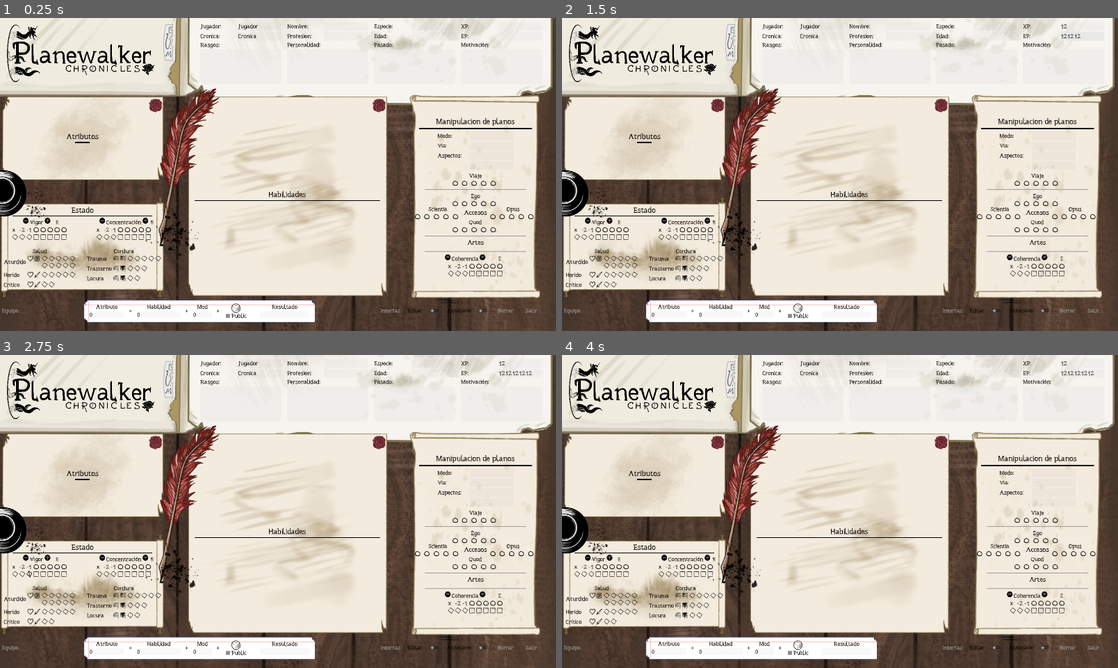
Above: before the commit, frames 1-4 (two rows, left to right).
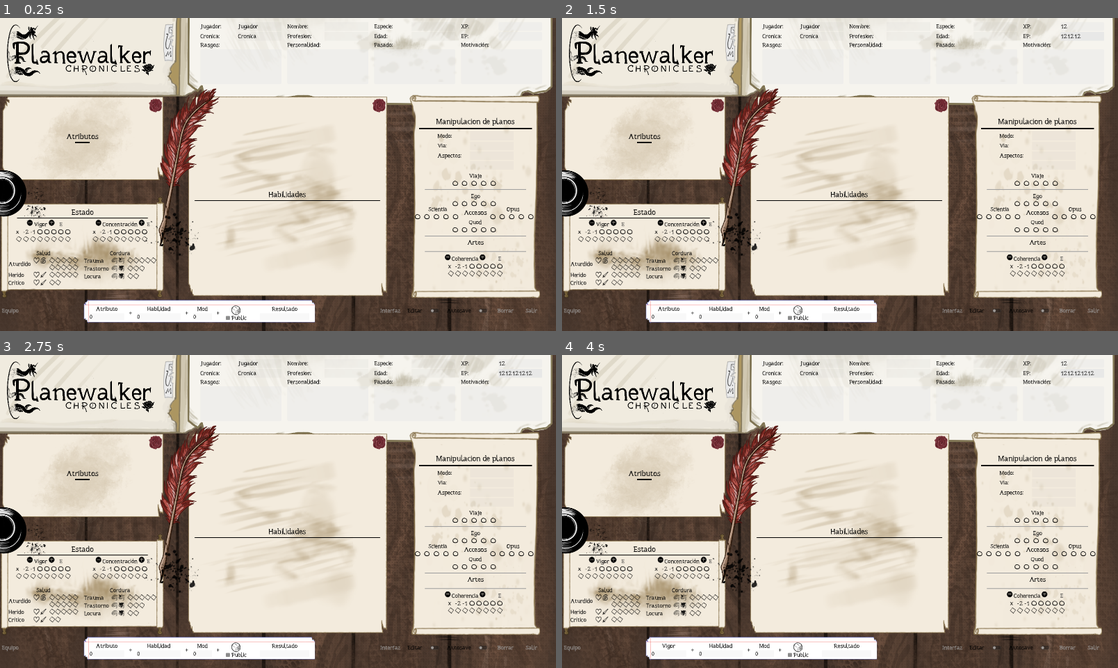
Above: after the commit, the same moments.

Repository: ricargoes/pwcbeyond
Game: Godot game, scene res://scenes/sheet_layouts/DashboardLayout.tscn
Two runs of this game, one before a commit and one after it. Both use one fixed random seed, a clock stepped at 60 frames per second and the inputs below. This scene is started directly instead of the project's main scene.
Inputs (mouse positions are in pixels of both pictures, inside the frame that each line leads up to):
- Up to frame 1 (0.25 s): no input
- Up to frame 2 (1.5 s): click (1084, 27) at 0.52 s; type "12" at 0.6 s; click (1084, 36) at 0.75 s; type "12" at 0.83 s; click (801, 68) at 0.98 s; type "12" at 1.07 s; click (890, 68) at 1.27 s; type "12" at 1.35 s
- Up to frame 3 (2.75 s): click (417, 405) at 1.5 s; type "12" at 1.58 s; click (500, 405) at 1.73 s; type "12" at 1.82 s; click (27, 558) at 2.02 s
- Up to frame 4 (4 s): click (612, 558) at 2.77 s; click (589, 599) at 3.52 s

The runs differ from the first frame. In frame 1, 2.2% of the frame differs, in the area x 0-91%, y 60-97%; in frame 2, 2.2%; in frame 3, 2.2%; in frame 4, 2.2%.
Error in both runs: Invalid access to property or key 'effort' on a base object of type 'Nil'. (res://scenes/sheet_layouts/CharacterSheet.gd:29)

Commit message:
fixing master mode + styling improvements

Diff:
--- a/scenes/counters/Status.gd
+++ b/scenes/counters/Status.gd
@@ -39,10 +39,11 @@
 		var degrees_container = GridContainer.new()
 		degrees_container.columns = 5
 		degrees_container.name =  state_name + "Markers"
+		degrees_container.add_theme_constant_override("h_separation", 0)
 		%States.add_child(degrees_container)
-		for n_counter in range(0, state["degrees"]):
+		for n_counter in range(state["degrees"], 0, -1):
 			var damage_marker = rombus_class.instantiate()
-			damage_marker.name = "d"+str(n_counter + 1)
+			damage_marker.name = "d"+str(n_counter)
 			degrees_container.add_child(damage_marker)
 
 
@@ -55,7 +56,7 @@
 	for state in states:
 		var state_name = state["label"]
 		var markers_cont = %States.get_node(state_name + "Markers")
-		for i in range(1, state["degrees"] + 1):
+		for i in range(state["degrees"], 0, -1):
 			var marker = markers_cont.get_node("d"+str(i))
 			if i <= states_damage.get(state_name, 0):
 				marker.cross()
--- a/scenes/counters/Status.tscn
+++ b/scenes/counters/Status.tscn
@@ -30,8 +30,8 @@
 [node name="States" type="GridContainer" parent="CenterContainer"]
 unique_name_in_owner = true
 layout_mode = 2
-theme_override_constants/h_separation = 5
-theme_override_constants/v_separation = 12
+theme_override_constants/h_separation = 10
+theme_override_constants/v_separation = 5
 columns = 3
 
 [node name="SFXLight" type="AudioStreamPlayer" parent="."]
--- a/scenes/counters/Tireness.tscn
+++ b/scenes/counters/Tireness.tscn
@@ -1,10 +1,9 @@
-[gd_scene load_steps=13 format=3 uid="uid://ds0lqr056s3xp"]
+[gd_scene load_steps=12 format=3 uid="uid://ds0lqr056s3xp"]
 
 [ext_resource type="Theme" uid="uid://fdky2ckfobqg" path="res://resources/theme.tres" id="1"]
 [ext_resource type="Script" path="res://scenes/counters/Tireness.gd" id="2"]
 [ext_resource type="PackedScene" path="res://scenes/counters/RombusPoint.tscn" id="3"]
 [ext_resource type="PackedScene" uid="uid://mw5vfpb1i1jg" path="res://scenes/counters/CirclePoint.tscn" id="4"]
-[ext_resource type="PackedScene" path="res://scenes/counters/SquarePoint.tscn" id="5"]
 [ext_resource type="Texture2D" uid="uid://bgjk7vnxodgu8" path="res://resources/sprites/buttons/press-.png" id="6"]
 [ext_resource type="Texture2D" uid="uid://bkiqaws7da5q1" path="res://resources/sprites/buttons/+.png" id="7"]
 [ext_resource type="Texture2D" uid="uid://ihe7mpeaajeh" path="res://resources/sprites/buttons/-.png" id="8"]
@@ -111,19 +110,19 @@
 [node name="t-1" parent="CenterContainer/Markers" instance=ExtResource("3")]
 layout_mode = 2
 
-[node name="t1" parent="CenterContainer/Markers" instance=ExtResource("5")]
+[node name="t1" parent="CenterContainer/Markers" instance=ExtResource("3")]
 layout_mode = 2
 
-[node name="t2" parent="CenterContainer/Markers" instance=ExtResource("5")]
+[node name="t2" parent="CenterContainer/Markers" instance=ExtResource("3")]
 layout_mode = 2
 
-[node name="t3" parent="CenterContainer/Markers" instance=ExtResource("5")]
+[node name="t3" parent="CenterContainer/Markers" instance=ExtResource("3")]
 layout_mode = 2
 
-[node name="t4" parent="CenterContainer/Markers" instance=ExtResource("5")]
+[node name="t4" parent="CenterContainer/Markers" instance=ExtResource("3")]
 layout_mode = 2
 
-[node name="t5" parent="CenterContainer/Markers" instance=ExtResource("5")]
+[node name="t5" parent="CenterContainer/Markers" instance=ExtResource("3")]
 layout_mode = 2
 
 [node name="SFXDraw" type="AudioStreamPlayer" parent="."]
--- a/scenes/panels/CharStatusPanel.gd
+++ b/scenes/panels/CharStatusPanel.gd
@@ -4,7 +4,7 @@
 var character = null
 
 func _ready():
-	CharactersGetter.connect("cache_refreshed", Callable(self, "refresh_ui"))
+	CharactersGetter.cache_refreshed.connect(refresh_ui)
 
 
 func set_character(new_character):
@@ -47,9 +47,6 @@
 func make_ui_editable(do_it):
 	%Salud.set_editable(do_it)
 	%Cordura.set_editable(do_it)
-#	%Vigor.set_editable(do_it)
-#	%Concentracion.set_editable(do_it)
-#	%Coherencia.set_editable(do_it)
 
 
 func _on_Name_clicked(event):
--- a/scenes/panels/CharStatusPanel.tscn
+++ b/scenes/panels/CharStatusPanel.tscn
@@ -8,6 +8,10 @@
 [ext_resource type="PackedScene" uid="uid://ds0lqr056s3xp" path="res://scenes/counters/Tireness.tscn" id="6"]
 [ext_resource type="Script" path="res://scenes/panels/CharStatusPanel.gd" id="7"]
 
+[sub_resource type="StyleBoxEmpty" id="StyleBoxEmpty_qg7m3"]
+
+[sub_resource type="StyleBoxEmpty" id="StyleBoxEmpty_5bm77"]
+
 [node name="CharStatus" type="Control"]
 custom_minimum_size = Vector2(550, 350)
 layout_mode = 3
@@ -16,9 +20,11 @@
 script = ExtResource("7")
 
 [node name="BG" type="NinePatchRect" parent="."]
+custom_minimum_size = Vector2(550, 370)
 layout_mode = 0
 anchor_right = 1.0
 anchor_bottom = 1.0
+offset_bottom = 30.0
 texture = ExtResource("4")
 patch_margin_left = 45
 patch_margin_top = 45
@@ -26,12 +32,28 @@
 patch_margin_bottom = 57
 
 [node name="Layout" type="VBoxContainer" parent="."]
+custom_minimum_size = Vector2(550, 0)
 layout_mode = 0
 anchor_right = 1.0
 anchor_bottom = 1.0
+offset_bottom = -46.0
+theme_override_constants/separation = 10
 alignment = 1
 
-[node name="Name" type="Label" parent="Layout"]
+[node name="HSeparator2" type="HSeparator" parent="Layout"]
+layout_mode = 2
+theme_override_constants/separation = 20
+theme_override_styles/separator = SubResource("StyleBoxEmpty_qg7m3")
+
+[node name="Header" type="HBoxContainer" parent="Layout"]
+layout_mode = 2
+
+[node name="VSeparator2" type="VSeparator" parent="Layout/Header"]
+custom_minimum_size = Vector2(30, 0)
+layout_mode = 2
+theme_override_styles/separator = SubResource("StyleBoxEmpty_5bm77")
+
+[node name="Name" type="Label" parent="Layout/Header"]
 unique_name_in_owner = true
 layout_mode = 2
 mouse_filter = 1
@@ -39,32 +61,31 @@
 theme_override_fonts/font = ExtResource("5")
 text = "Foobar"
 
-[node name="MarginContainer" type="MarginContainer" parent="Layout/Name"]
-layout_mode = 0
-anchor_left = 1.0
-anchor_top = 0.5
-anchor_right = 1.0
-anchor_bottom = 0.5
-offset_left = -108.0
-offset_top = -15.0
-offset_bottom = 15.0
-grow_horizontal = 0
-theme_override_constants/margin_right = 25
+[node name="VSeparator" type="VSeparator" parent="Layout/Header"]
+layout_mode = 2
+size_flags_horizontal = 3
+theme_override_styles/separator = SubResource("StyleBoxEmpty_5bm77")
 
-[node name="EditBut" type="CheckButton" parent="Layout/Name/MarginContainer"]
+[node name="EditBut" type="CheckButton" parent="Layout/Header"]
 unique_name_in_owner = true
 layout_mode = 2
 theme_override_constants/h_separation = 5
 text = "Editar"
 
+[node name="VSeparator3" type="VSeparator" parent="Layout/Header"]
+custom_minimum_size = Vector2(30, 0)
+layout_mode = 2
+theme_override_styles/separator = SubResource("StyleBoxEmpty_5bm77")
+
 [node name="HSeparator" type="HSeparator" parent="Layout"]
 layout_mode = 2
+theme_override_constants/separation = 0
 theme_override_styles/separator = ExtResource("2")
 
 [node name="DataBox" type="HBoxContainer" parent="Layout"]
 unique_name_in_owner = true
 layout_mode = 2
-theme_override_constants/separation = 30
+theme_override_constants/separation = 10
 alignment = 1
 
 [node name="TirenessBox" type="VBoxContainer" parent="Layout/DataBox"]
@@ -108,7 +129,9 @@
 autostart = true
 
 [node name="CharSheet" type="Popup" parent="."]
+mode = 2
+size = Vector2i(1200, 1080)
 
-[connection signal="gui_input" from="Layout/Name" to="." method="_on_Name_clicked"]
-[connection signal="pressed" from="Layout/Name/MarginContainer/EditBut" to="." method="_on_EditBut_pressed"]
+[connection signal="gui_input" from="Layout/Header/Name" to="." method="_on_Name_clicked"]
+[connection signal="pressed" from="Layout/Header/EditBut" to="." method="_on_EditBut_pressed"]
 [connection signal="timeout" from="RefreshInterval" to="." method="refresh_char"]
--- a/scenes/screens/MasterMode.tscn
+++ b/scenes/screens/MasterMode.tscn
@@ -11,7 +11,6 @@
 [ext_resource type="PackedScene" uid="uid://b7leqvhsa8ldp" path="res://scenes/counters/StandardCounter.tscn" id="9"]
 [ext_resource type="FontFile" path="res://resources/h2_font.tres" id="10"]
 [ext_resource type="Texture2D" uid="uid://oaynf75i4sbe" path="res://resources/sprites/backgrounds/9patch_scroll3.png" id="11"]
-[ext_resource type="FontFile" path="res://resources/h1_font.tres" id="12"]
 [ext_resource type="Texture2D" uid="uid://sekwcgb6rwfb" path="res://resources/sprites/backgrounds/9patch_paper_small.png" id="13"]
 
 [sub_resource type="StyleBoxEmpty" id="1"]
@@ -106,7 +105,7 @@
 
 [node name="Label" type="Label" parent="Scroll/Margin/MasterScreen/UpperSec/MiddleSpace/MasterRef/RulesBG/CenterContainer/Rules"]
 layout_mode = 2
-theme_override_fonts/font = ExtResource("12")
+theme_override_font_sizes/font_size = 33
 text = "Pruebas"
 horizontal_alignment = 1
 
@@ -126,13 +125,15 @@
 
 [node name="DifficultyH" type="Label" parent="Scroll/Margin/MasterScreen/UpperSec/MiddleSpace/MasterRef/RulesBG/CenterContainer/Rules/CenterContainer/ChallengesRef"]
 layout_mode = 2
-theme_override_fonts/font = ExtResource("10")
+theme_override_font_sizes/font_size = 27
 text = "Dificultad"
+horizontal_alignment = 1
 
 [node name="ProficiencyH" type="Label" parent="Scroll/Margin/MasterScreen/UpperSec/MiddleSpace/MasterRef/RulesBG/CenterContainer/Rules/CenterContainer/ChallengesRef"]
 layout_mode = 2
-theme_override_fonts/font = ExtResource("10")
+theme_override_font_sizes/font_size = 27
 text = "Competencia"
+horizontal_alignment = 1
 
 [node name="Level1" type="HBoxContainer" parent="Scroll/Margin/MasterScreen/UpperSec/MiddleSpace/MasterRef/RulesBG/CenterContainer/Rules/CenterContainer/ChallengesRef"]
 custom_minimum_size = Vector2(100, 0)
@@ -249,7 +250,7 @@
 
 [node name="Label2" type="Label" parent="Scroll/Margin/MasterScreen/UpperSec/MiddleSpace/MasterRef/RulesBG/CenterContainer/Rules"]
 layout_mode = 2
-theme_override_fonts/font = ExtResource("12")
+theme_override_font_sizes/font_size = 33
 text = "Combate a distancia"
 horizontal_alignment = 1
 
@@ -264,25 +265,31 @@
 
 [node name="StatusH1" type="Label" parent="Scroll/Margin/MasterScreen/UpperSec/MiddleSpace/MasterRef/RulesBG/CenterContainer/Rules/CenterContainer2/ChallengesRef"]
 layout_mode = 2
-theme_override_fonts/font = ExtResource("10")
+theme_override_font_sizes/font_size = 27
 text = "Situación"
+horizontal_alignment = 1
 
 [node name="ModH1" type="Label" parent="Scroll/Margin/MasterScreen/UpperSec/MiddleSpace/MasterRef/RulesBG/CenterContainer/Rules/CenterContainer2/ChallengesRef"]
-layout_mode = 2
-size_flags_horizontal = 3
-theme_override_fonts/font = ExtResource("10")
+custom_minimum_size = Vector2(100, 0)
+layout_mode = 2
+size_flags_horizontal = 3
+theme_override_font_sizes/font_size = 27
 text = "Mod"
+horizontal_alignment = 1
 
 [node name="StatusH2" type="Label" parent="Scroll/Margin/MasterScreen/UpperSec/MiddleSpace/MasterRef/RulesBG/CenterContainer/Rules/CenterContainer2/ChallengesRef"]
 layout_mode = 2
-theme_override_fonts/font = ExtResource("10")
+theme_override_font_sizes/font_size = 27
 text = "Situación"
+horizontal_alignment = 1
 
 [node name="ModH2" type="Label" parent="Scroll/Margin/MasterScreen/UpperSec/MiddleSpace/MasterRef/RulesBG/CenterContainer/Rules/CenterContainer2/ChallengesRef"]
-layout_mode = 2
-size_flags_horizontal = 3
-theme_override_fonts/font = ExtResource("10")
+custom_minimum_size = Vector2(100, 0)
+layout_mode = 2
+size_flags_horizontal = 3
+theme_override_font_sizes/font_size = 27
 text = "Mod"
+horizontal_alignment = 1
 
 [node name="Range0" type="Label" parent="Scroll/Margin/MasterScreen/UpperSec/MiddleSpace/MasterRef/RulesBG/CenterContainer/Rules/CenterContainer2/ChallengesRef"]
 layout_mode = 2
--- a/scenes/sheet_layouts/DashboardLayout.tscn
+++ b/scenes/sheet_layouts/DashboardLayout.tscn
@@ -403,7 +403,7 @@
 
 [node name="Status" type="HBoxContainer" parent="BG/Sheet/Body/Sec1/StatusBG/StatusCenter/StatusFrame"]
 layout_mode = 2
-theme_override_constants/separation = 40
+theme_override_constants/separation = 20
 alignment = 1
 
 [node name="PhysicalStatus" type="VBoxContainer" parent="BG/Sheet/Body/Sec1/StatusBG/StatusCenter/StatusFrame/Status"]
--- a/scenes/sheet_layouts/WebSheetLayout.tscn
+++ b/scenes/sheet_layouts/WebSheetLayout.tscn
@@ -176,6 +176,7 @@
 stretch_mode = 5
 
 [node name="PlayerIDBG" type="NinePatchRect" parent="CenterContainer/VScrollContainer/Center/Sheet"]
+custom_minimum_size = Vector2(0, 100)
 layout_mode = 2
 texture = ExtResource("16")
 patch_margin_left = 42
@@ -191,6 +192,7 @@
 [node name="PlayerID" type="HBoxContainer" parent="CenterContainer/VScrollContainer/Center/Sheet/PlayerIDBG/CenterContainer"]
 layout_mode = 2
 theme_override_constants/separation = 30
+alignment = 1
 
 [node name="PlayerBox" type="HBoxContainer" parent="CenterContainer/VScrollContainer/Center/Sheet/PlayerIDBG/CenterContainer/PlayerID"]
 layout_mode = 2
@@ -200,6 +202,7 @@
 layout_mode = 2
 size_flags_horizontal = 3
 text = "Jugador: "
+vertical_alignment = 2
 
 [node name="Player" type="LineEdit" parent="CenterContainer/VScrollContainer/Center/Sheet/PlayerIDBG/CenterContainer/PlayerID/PlayerBox"]
 unique_name_in_owner = true
@@ -219,6 +222,7 @@
 layout_mode = 2
 size_flags_horizontal = 3
 text = "Nombre: "
+vertical_alignment = 2
 
 [node name="Name" type="LineEdit" parent="CenterContainer/VScrollContainer/Center/Sheet/PlayerIDBG/CenterContainer/PlayerID/NameBox"]
 unique_name_in_owner = true
@@ -237,6 +241,7 @@
 layout_mode = 2
 size_flags_horizontal = 3
 text = "Cronica:"
+vertical_alignment = 2
 
 [node name="Chronicle" type="LineEdit" parent="CenterContainer/VScrollContainer/Center/Sheet/PlayerIDBG/CenterContainer/PlayerID/ChronicleBox"]
 unique_name_in_owner = true
@@ -338,10 +343,12 @@
 theme_override_styles/separator = SubResource("2")
 
 [node name="TabContainer" type="TabContainer" parent="CenterContainer/VScrollContainer/Center/Sheet/CharData"]
+custom_minimum_size = Vector2(570, 600)
 layout_mode = 2
 size_flags_horizontal = 3
 
 [node name="Stats" type="VBoxContainer" parent="CenterContainer/VScrollContainer/Center/Sheet/CharData/TabContainer"]
+custom_minimum_size = Vector2(570, 600)
 layout_mode = 2
 theme_override_constants/separation = 0
 
@@ -420,7 +427,7 @@
 
 [node name="Manipulacion de planos" type="NinePatchRect" parent="CenterContainer/VScrollContainer/Center/Sheet/CharData/TabContainer"]
 visible = false
-custom_minimum_size = Vector2(450, 620)
+custom_minimum_size = Vector2(570, 600)
 layout_mode = 2
 texture = ExtResource("15")
 region_rect = Rect2(7, 0, 290, 297)
@@ -596,7 +603,7 @@
 
 [node name="Info" type="NinePatchRect" parent="CenterContainer/VScrollContainer/Center/Sheet/CharData/TabContainer"]
 visible = false
-custom_minimum_size = Vector2(0, 480)
+custom_minimum_size = Vector2(570, 600)
 layout_mode = 2
 texture = ExtResource("15")
 region_rect = Rect2(6.71851, 3.13211, 290.465, 291.186)
@@ -732,18 +739,25 @@
 
 [node name="Looks" type="TextEdit" parent="CenterContainer/VScrollContainer/Center/Sheet/CharData/TabContainer/Info/MarginContainer/Info" groups=["editable_textedits"]]
 unique_name_in_owner = true
-custom_minimum_size = Vector2(250, 90)
+custom_minimum_size = Vector2(250, 150)
 layout_mode = 2
 focus_mode = 0
 wrap_mode = 1
 
 [node name="Personality" type="TextEdit" parent="CenterContainer/VScrollContainer/Center/Sheet/CharData/TabContainer/Info/MarginContainer/Info" groups=["editable_textedits"]]
 unique_name_in_owner = true
-custom_minimum_size = Vector2(250, 90)
+custom_minimum_size = Vector2(250, 150)
 layout_mode = 2
 focus_mode = 0
 wrap_mode = 1
 
+[node name="Blank6" type="Control" parent="CenterContainer/VScrollContainer/Center/Sheet/CharData/TabContainer/Info/MarginContainer/Info"]
+custom_minimum_size = Vector2(0, 20)
+layout_mode = 2
+
+[node name="Blank7" type="Control" parent="CenterContainer/VScrollContainer/Center/Sheet/CharData/TabContainer/Info/MarginContainer/Info"]
+layout_mode = 2
+
 [node name="PasadoL" type="Label" parent="CenterContainer/VScrollContainer/Center/Sheet/CharData/TabContainer/Info/MarginContainer/Info"]
 layout_mode = 2
 text = "Pasado: "
@@ -754,14 +768,14 @@
 
 [node name="Past" type="TextEdit" parent="CenterContainer/VScrollContainer/Center/Sheet/CharData/TabContainer/Info/MarginContainer/Info" groups=["editable_textedits"]]
 unique_name_in_owner = true
-custom_minimum_size = Vector2(250, 90)
+custom_minimum_size = Vector2(250, 150)
 layout_mode = 2
 focus_mode = 0
 wrap_mode = 1
 
 [node name="Motivation" type="TextEdit" parent="CenterContainer/VScrollContainer/Center/Sheet/CharData/TabContainer/Info/MarginContainer/Info" groups=["editable_textedits"]]
 unique_name_in_owner = true
-custom_minimum_size = Vector2(250, 90)
+custom_minimum_size = Vector2(250, 150)
 layout_mode = 2
 focus_mode = 0
 wrap_mode = 1
--- a/scenes/tools/RollTool.tscn
+++ b/scenes/tools/RollTool.tscn
@@ -6,6 +6,8 @@
 [ext_resource type="Texture2D" uid="uid://sekwcgb6rwfb" path="res://resources/sprites/backgrounds/9patch_paper_small.png" id="4"]
 [ext_resource type="Texture2D" uid="uid://blncyjlcnny1j" path="res://resources/sprites/buttons/fudgedice (2).png" id="5"]
 [ext_resource type="AudioStream" uid="uid://bdy8g4mhiym13" path="res://resources/sfx/dicerollingsound.wav" id="6"]
+
+[sub_resource type="StyleBoxEmpty" id="StyleBoxEmpty_bw2tc"]
 
 [sub_resource type="StyleBoxEmpty" id="1"]
 
@@ -36,86 +38,99 @@
 patch_margin_right = 37
 patch_margin_bottom = 41
 
-[node name="HBoxContainer" type="HBoxContainer" parent="."]
-layout_mode = 0
+[node name="VBoxContainer" type="VBoxContainer" parent="."]
+custom_minimum_size = Vector2(800, 0)
+layout_mode = 1
+anchors_preset = 15
 anchor_right = 1.0
 anchor_bottom = 1.0
+grow_horizontal = 2
+grow_vertical = 2
+alignment = 1
+
+[node name="HSeparator" type="HSeparator" parent="VBoxContainer"]
+layout_mode = 2
+theme_override_constants/separation = 10
+theme_override_styles/separator = SubResource("StyleBoxEmpty_bw2tc")
+
+[node name="HBoxContainer" type="HBoxContainer" parent="VBoxContainer"]
+layout_mode = 2
 theme_override_constants/separation = 16
 alignment = 1
 
-[node name="AtributeCont" type="VBoxContainer" parent="HBoxContainer"]
+[node name="AtributeCont" type="VBoxContainer" parent="VBoxContainer/HBoxContainer"]
 layout_mode = 2
 alignment = 1
 
-[node name="AtributeL" type="Label" parent="HBoxContainer/AtributeCont"]
+[node name="AtributeL" type="Label" parent="VBoxContainer/HBoxContainer/AtributeCont"]
 unique_name_in_owner = true
 layout_mode = 2
 text = "Atributo"
 horizontal_alignment = 1
 
-[node name="Atribute" type="LineEdit" parent="HBoxContainer/AtributeCont"]
+[node name="Atribute" type="LineEdit" parent="VBoxContainer/HBoxContainer/AtributeCont"]
 unique_name_in_owner = true
 custom_minimum_size = Vector2(120, 0)
 layout_mode = 2
 text = "0"
 editable = false
 
-[node name="Plus" type="Label" parent="HBoxContainer"]
+[node name="Plus" type="Label" parent="VBoxContainer/HBoxContainer"]
 layout_mode = 2
 text = "+"
 
-[node name="AbilityCont" type="VBoxContainer" parent="HBoxContainer"]
+[node name="AbilityCont" type="VBoxContainer" parent="VBoxContainer/HBoxContainer"]
 layout_mode = 2
 alignment = 1
 
-[node name="AbilityL" type="Label" parent="HBoxContainer/AbilityCont"]
+[node name="AbilityL" type="Label" parent="VBoxContainer/HBoxContainer/AbilityCont"]
 unique_name_in_owner = true
 custom_minimum_size = Vector2(150, 0)
 layout_mode = 2
 text = "Habilidad"
 horizontal_alignment = 1
 
-[node name="Ability" type="LineEdit" parent="HBoxContainer/AbilityCont"]
+[node name="Ability" type="LineEdit" parent="VBoxContainer/HBoxContainer/AbilityCont"]
 unique_name_in_owner = true
 custom_minimum_size = Vector2(120, 0)
 layout_mode = 2
 text = "0"
 editable = false
 
-[node name="Plus2" type="Label" parent="HBoxContainer"]
+[node name="Plus2" type="Label" parent="VBoxContainer/HBoxContainer"]
 layout_mode = 2
 text = "+"
 
-[node name="Mod" type="VBoxContainer" parent="HBoxContainer"]
+[node name="Mod" type="VBoxContainer" parent="VBoxContainer/HBoxContainer"]
 layout_mode = 2
 alignment = 1
 
-[node name="ModL" type="Label" parent="HBoxContainer/Mod"]
+[node name="ModL" type="Label" parent="VBoxContainer/HBoxContainer/Mod"]
 layout_mode = 2
 text = "Mod"
 horizontal_alignment = 1
 
-[node name="Mod" type="LineEdit" parent="HBoxContainer/Mod"]
+[node name="Mod" type="LineEdit" parent="VBoxContainer/HBoxContainer/Mod"]
 unique_name_in_owner = true
 layout_mode = 2
 text = "0"
 editable = false
 
-[node name="Plus3" type="Label" parent="HBoxContainer"]
+[node name="Plus3" type="Label" parent="VBoxContainer/HBoxContainer"]
 layout_mode = 2
 text = "+"
 
-[node name="RollButton" type="VBoxContainer" parent="HBoxContainer"]
+[node name="RollButton" type="VBoxContainer" parent="VBoxContainer/HBoxContainer"]
 layout_mode = 2
 theme_override_constants/separation = -7
 alignment = 1
 
-[node name="HSeparator" type="HSeparator" parent="HBoxContainer/RollButton"]
+[node name="HSeparator" type="HSeparator" parent="VBoxContainer/HBoxContainer/RollButton"]
 layout_mode = 2
 theme_override_constants/separation = 10
 theme_override_styles/separator = SubResource("1")
 
-[node name="Roll" type="TextureButton" parent="HBoxContainer/RollButton"]
+[node name="Roll" type="TextureButton" parent="VBoxContainer/HBoxContainer/RollButton"]
 layout_mode = 2
 size_flags_horizontal = 4
 size_flags_vertical = 4
@@ -123,7 +138,7 @@
 texture_pressed = ExtResource("1")
 stretch_mode = 5
 
-[node name="Public" type="CheckBox" parent="HBoxContainer/RollButton"]
+[node name="Public" type="CheckBox" parent="VBoxContainer/HBoxContainer/RollButton"]
 unique_name_in_owner = true
 layout_mode = 2
 theme_override_colors/font_color = Color(0, 0, 0, 1)
@@ -133,21 +148,21 @@
 theme_override_colors/font_disabled_color = Color(0, 0, 0, 1)
 text = "Public"
 
-[node name="VSeparator" type="VSeparator" parent="HBoxContainer"]
+[node name="VSeparator" type="VSeparator" parent="VBoxContainer/HBoxContainer"]
 layout_mode = 2
 theme_override_constants/separation = 10
 theme_override_styles/separator = SubResource("2")
 
-[node name="ResultCont" type="VBoxContainer" parent="HBoxContainer"]
+[node name="ResultCont" type="VBoxContainer" parent="VBoxContainer/HBoxContainer"]
 layout_mode = 2
 alignment = 1
 
-[node name="ResultL" type="Label" parent="HBoxContainer/ResultCont"]
+[node name="ResultL" type="Label" parent="VBoxContainer/HBoxContainer/ResultCont"]
 layout_mode = 2
 text = "Resultado"
 horizontal_alignment = 1
 
-[node name="Result" type="LineEdit" parent="HBoxContainer/ResultCont"]
+[node name="Result" type="LineEdit" parent="VBoxContainer/HBoxContainer/ResultCont"]
 unique_name_in_owner = true
 custom_minimum_size = Vector2(170, 0)
 layout_mode = 2
@@ -158,4 +173,4 @@
 [node name="SFXRoll" type="AudioStreamPlayer" parent="."]
 stream = ExtResource("6")
 
-[connection signal="pressed" from="HBoxContainer/RollButton/Roll" to="." method="_on_Roll_pressed"]
+[connection signal="pressed" from="VBoxContainer/HBoxContainer/RollButton/Roll" to="." method="_on_Roll_pressed"]
Not shown: 1 places in scenes/panels/CharStatusPanel.tscn that only renumber resources
Not shown: 1 places in scenes/screens/MasterMode.tscn that only renumber resources
Not shown: 1 places in scenes/tools/RollTool.tscn that only renumber resources
